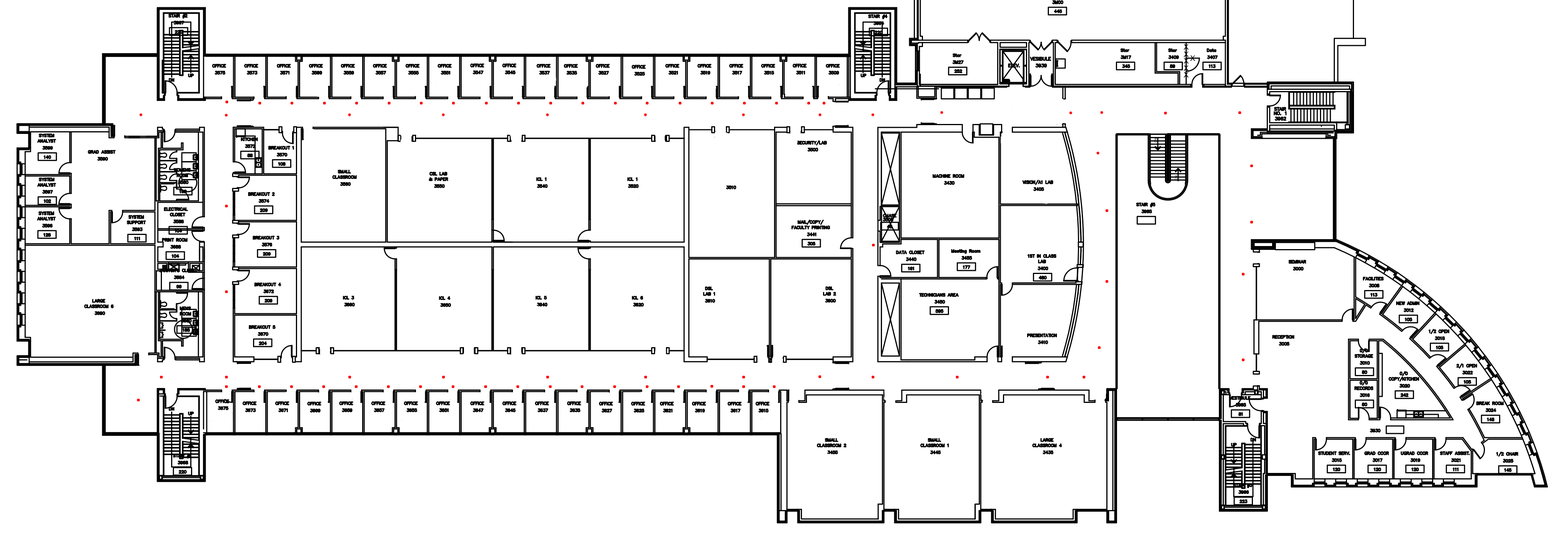
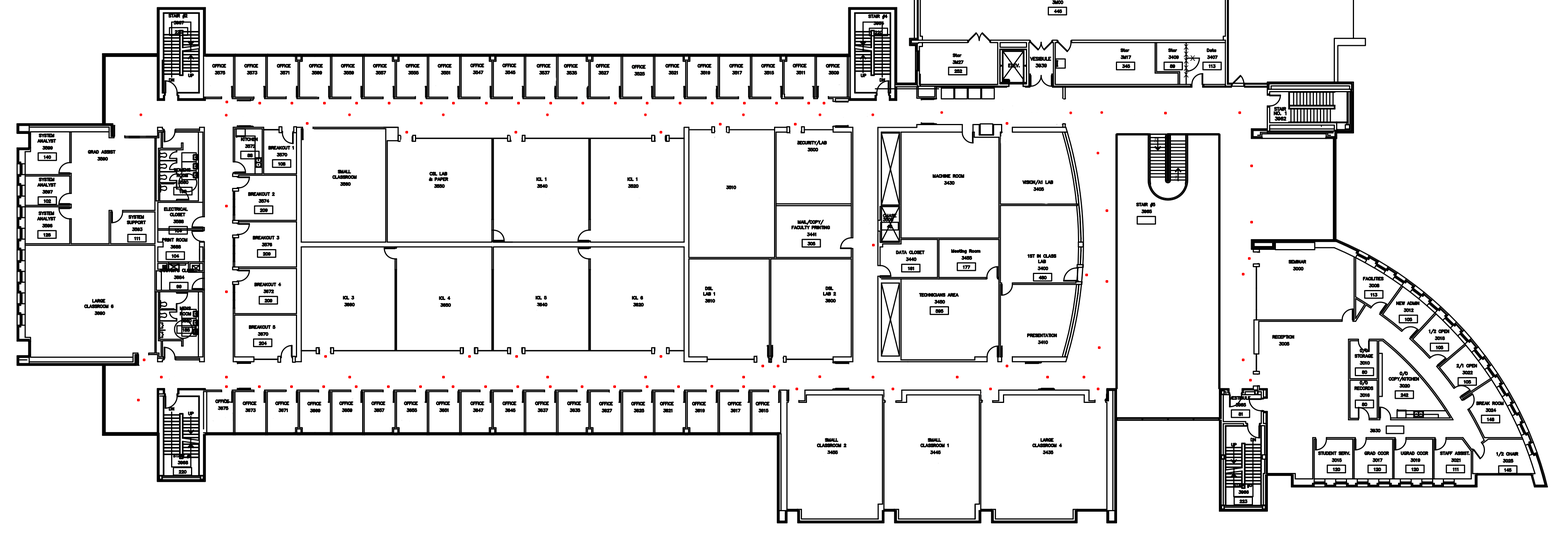
Two versions of the same layered image (1568px x 551px). Layer-by-layer changes:
painted on "Locations" over [left=142, top=122, right=1252, bottom=391]
